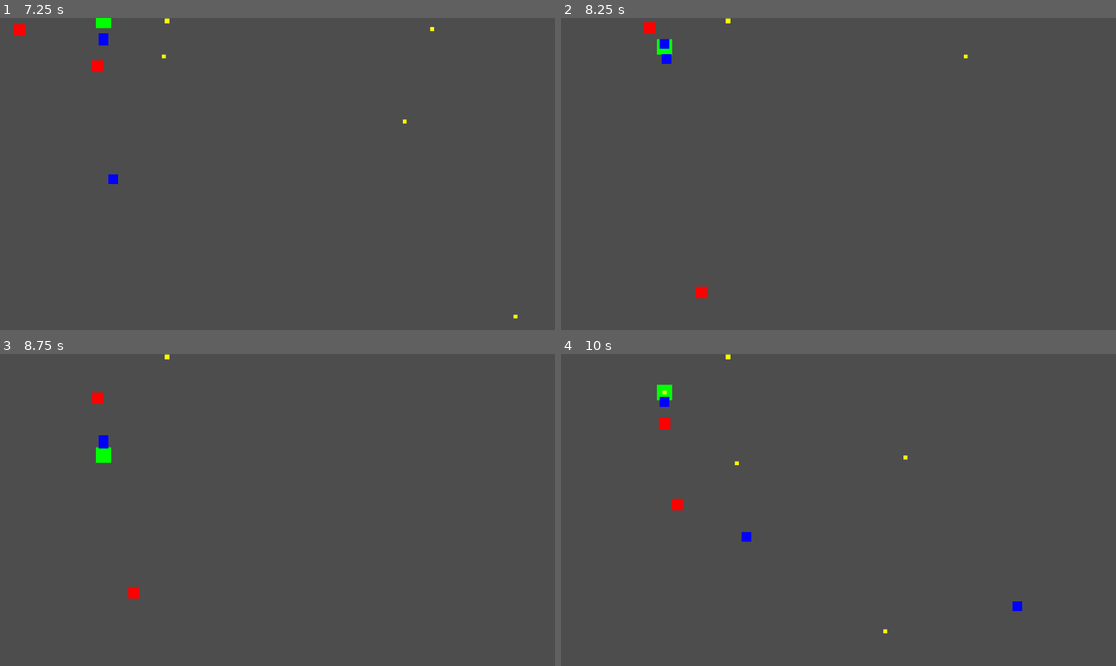
Above: before the commit, frames 1-4 (two rows, left to right).
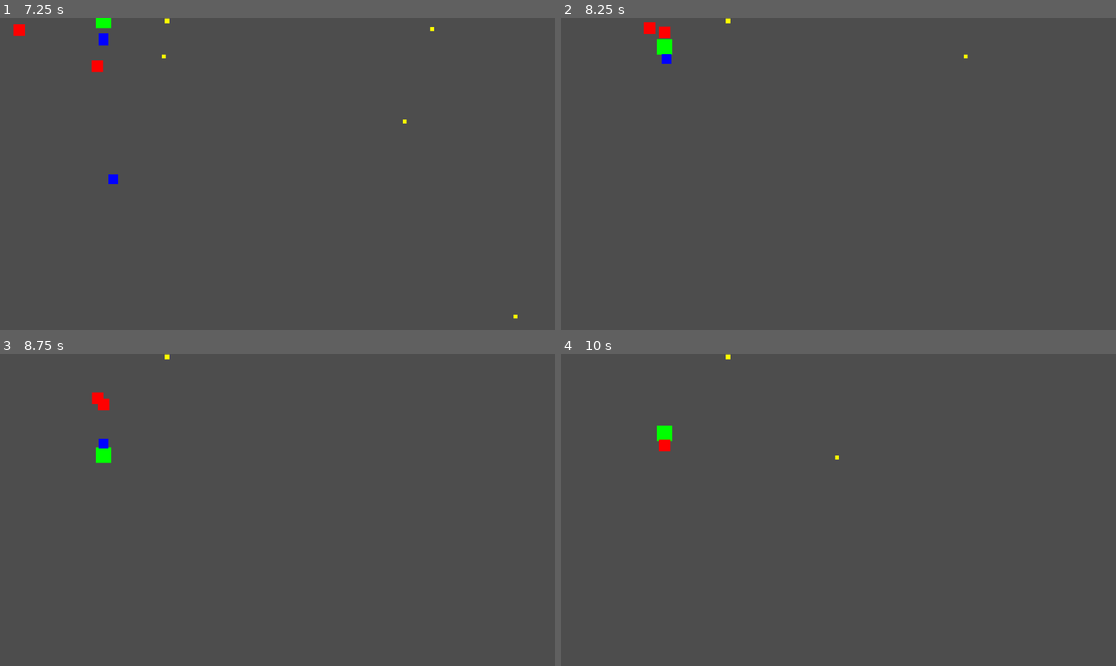
Above: after the commit, the same moments.

Repository: zaamold/Polygon-Protocol
Game: Godot game, scene res://scenes/main.tscn
Same seed, same stepped clock (60 frames per second), same inputs: the game is played once before the commit and once after it.
Inputs (mouse positions are in pixels of both pictures, inside the frame that each line leads up to):
- Up to frame 1 (7.25 s): tap Enter at 0.5 s; move the mouse to (399, 158) at 0.52 s; hold Right (ui_right) 0.53-1.25 s; click (399, 158) at 0.67 s; drag from (166, 189) to (149, 67) at 1.27 s; move the mouse to (333, 105) at 2.02 s; hold Right (ui_right) 2.03-2.75 s; drag from (249, 236) to (294, 108) at 2.77 s; move the mouse to (444, 220) at 3.52 s; hold Left (ui_left) 3.53-4.25 s; drag from (111, 127) to (194, 96) at 4.27 s; move the mouse to (305, 174) at 5.02 s; hold Down (ui_down) 5.03-5.75 s; click (305, 174) at 5.17 s; drag from (194, 96) to (166, 189) at 5.77 s; move the mouse to (399, 158) at 6.52 s; hold Up (ui_up) from 6.53 s (still down)
- Up to frame 2 (8.25 s): release Up (ui_up) at 7.25 s; drag from (727, 189) to (660, 64) at 7.27 s; move the mouse to (894, 105) at 8.02 s; hold Down (ui_down) from 8.03 s (still down)
- Up to frame 3 (8.75 s): keep holding Down (ui_down)
- Up to frame 4 (10 s): release Down (ui_down) at 8.75 s; drag from (810, 572) to (694, 591) at 8.77 s; move the mouse to (1005, 556) at 9.52 s; hold Up (ui_up) from 9.53 s (still down); click (1005, 556) at 9.67 s

Frame 1 is identical in both runs. In frame 2, 0.2% of the frame differs, in the area x 17-27%, y 2-90%; in frame 3, 0.2%; in frame 4, 0.7%, in the area x 17-84%, y 9-90%.

Commit message:
fix: detect enemies by die() method, not name pattern
Enemy scenes use unique_ids, causing autogenerated names like @CharacterBody2D@2
at runtime instead of predictable 'Enemy'/'FastEnemy' names. This broke the
name-based collision detection, causing projectiles to pass through enemies.

Fixed by relying on has_method('die') instead of name pattern matching. This
is more robust and works with any enemy type that implements die().

Co-Authored-By: Claude Haiku 4.5 <noreply@anthropic.com>
Claude-Session: https://claude.ai/code/session_017aEvyQFGYX2Re5qMhKUZMe

Diff:
--- a/scripts/projectile.gd
+++ b/scripts/projectile.gd
@@ -8,35 +8,44 @@
 var direction: Vector2 = Vector2.RIGHT
 var elapsed: float = 0.0
 var has_hit: bool = false
+var _queued_for_deletion: bool = false
 
 func _ready() -> void:
 	area_entered.connect(_on_area_entered)
 	print("Projectile spawned at ", position, " direction: ", direction)
 
 func _physics_process(delta: float) -> void:
+	if _queued_for_deletion:
+		return
+
 	position += direction * speed * delta
 	elapsed += delta
 
 	# Destroy if out of bounds (defensive measure)
 	if position.x < -50 or position.x > arena_width + 50 or position.y < -50 or position.y > arena_height + 50:
-		print("Projectile destroyed (out of bounds)")
+		_queued_for_deletion = true
+		print("Projectile destroyed (out of bounds) at ", position)
 		queue_free()
 		return
 
 	if elapsed > lifetime:
+		_queued_for_deletion = true
+		print("Projectile destroyed (lifetime expired)")
 		queue_free()
-		print("Projectile destroyed (lifetime expired)")
 
 func _on_area_entered(area: Area2D) -> void:
 	# Prevent multiple hits (defensive measure)
 	if has_hit:
 		return
 
-	# Check if we hit an enemy
+	# Check if we hit an enemy by verifying parent has die() method
 	var enemy = area.get_parent()
-	if enemy and (enemy.name.begins_with("Enemy") or enemy.name.begins_with("FastEnemy")):
-		if enemy.has_method("die"):
-			has_hit = true
-			print("Projectile hit enemy: ", enemy.name, " at ", enemy.position)
-			enemy.die()
-			queue_free()
+	if not enemy or not enemy.has_method("die"):
+		return
+
+	# Hit confirmed - kill the enemy and destroy the projectile
+	has_hit = true
+	_queued_for_deletion = true
+	print("Projectile hit enemy: ", enemy.name, " at ", enemy.position)
+	enemy.die()
+	queue_free()
